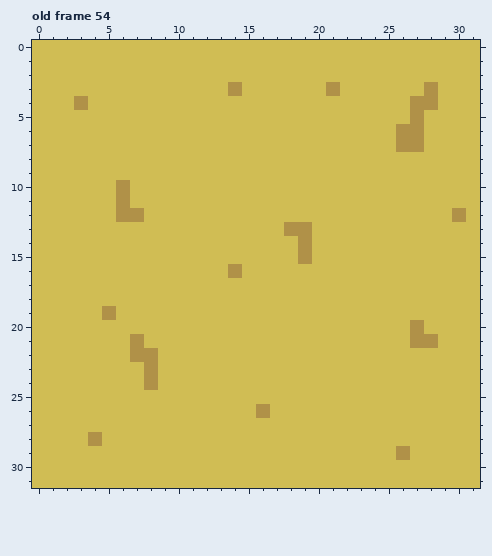
One commit to this pixel-art file: Scavenger Roguelike Tutorial/Assets/Sprites/Tribal_SpriteSheet.ase. Above: the version before the commit.
32x32 pixels, 93 frames. Colours within 5 levels of each other are drawn and written as one. Shown: old frame 54. The commit also changed other frames, which this record leaves out.
New version:
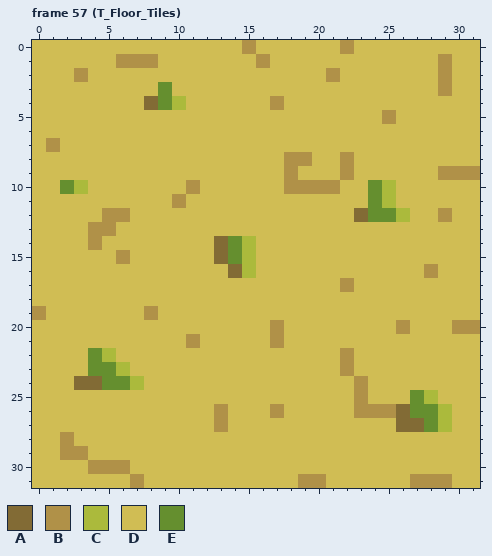
Palette (. is transparent): A #826b35  B #b09148  C #abba3c  D #d0bd54  E #658f2f
A new or re-ordered frame is compared with the old frame closest to it.
Author's note on the commit: More Sprites added added new floor tiles
From old to new:
frames 93 -> 98
--- frame 57 (T_Floor_Tiles) is new; against old frame 54, layers "Top", "Middle"
@@ x 0..31 @@
- 0 DDDDDDDDDDDDDDDDDDDDDDDDDDDDDDDD
- 1 DDDDDDDDDDDDDDDDDDDDDDDDDDDDDDDD
- 2 DDDDDDDDDDDDDDDDDDDDDDDDDDDDDDDD
- 3 DDDDDDDDDDDDDDBDDDDDDBDDDDDDBDDD
- 4 DDDBDDDDDDDDDDDDDDDDDDDDDDDBBDDD
- 5 DDDDDDDDDDDDDDDDDDDDDDDDDDDBDDDD
- 6 DDDDDDDDDDDDDDDDDDDDDDDDDDBBDDDD
- 7 DDDDDDDDDDDDDDDDDDDDDDDDDDBBDDDD
- 8 DDDDDDDDDDDDDDDDDDDDDDDDDDDDDDDD
- 9 DDDDDDDDDDDDDDDDDDDDDDDDDDDDDDDD
-10 DDDDDDBDDDDDDDDDDDDDDDDDDDDDDDDD
-11 DDDDDDBDDDDDDDDDDDDDDDDDDDDDDDDD
-12 DDDDDDBBDDDDDDDDDDDDDDDDDDDDDDBD
-13 DDDDDDDDDDDDDDDDDDBBDDDDDDDDDDDD
-14 DDDDDDDDDDDDDDDDDDDBDDDDDDDDDDDD
-15 DDDDDDDDDDDDDDDDDDDBDDDDDDDDDDDD
-16 DDDDDDDDDDDDDDBDDDDDDDDDDDDDDDDD
-17 DDDDDDDDDDDDDDDDDDDDDDDDDDDDDDDD
+ 0 DDDDDDDDDDDDDDDBDDDDDDBDDDDDDDDD
+ 1 DDDDDDBBBDDDDDDDBDDDDDDDDDDDDBDD
+ 2 DDDBDDDDDDDDDDDDDDDDDBDDDDDDDBDD
+ 3 DDDDDDDDDEDDDDDDDDDDDDDDDDDDDBDD
+ 4 DDDDDDDDAECDDDDDDBDDDDDDDDDDDDDD
+ 5 DDDDDDDDDDDDDDDDDDDDDDDDDBDDDDDD
+ 6 DDDDDDDDDDDDDDDDDDDDDDDDDDDDDDDD
+ 7 DBDDDDDDDDDDDDDDDDDDDDDDDDDDDDDD
+ 8 DDDDDDDDDDDDDDDDDDBBDDBDDDDDDDDD
+ 9 DDDDDDDDDDDDDDDDDDBDDDBDDDDDDBBB
+10 DDECDDDDDDDBDDDDDDBBBBDDECDDDDDD
+11 DDDDDDDDDDBDDDDDDDDDDDDDECDDDDDD
+12 DDDDDBBDDDDDDDDDDDDDDDDAEECDDBDD
+13 DDDDBBDDDDDDDDDDDDDDDDDDDDDDDDDD
+14 DDDDBDDDDDDDDAECDDDDDDDDDDDDDDDD
+15 DDDDDDBDDDDDDAECDDDDDDDDDDDDDDDD
+16 DDDDDDDDDDDDDDACDDDDDDDDDDDDBDDD
+17 DDDDDDDDDDDDDDDDDDDDDDBDDDDDDDDD
 18 DDDDDDDDDDDDDDDDDDDDDDDDDDDDDDDD
-19 DDDDDBDDDDDDDDDDDDDDDDDDDDDDDDDD
-20 DDDDDDDDDDDDDDDDDDDDDDDDDDDBDDDD
-21 DDDDDDDBDDDDDDDDDDDDDDDDDDDBBDDD
-22 DDDDDDDBBDDDDDDDDDDDDDDDDDDDDDDD
-23 DDDDDDDDBDDDDDDDDDDDDDDDDDDDDDDD
-24 DDDDDDDDBDDDDDDDDDDDDDDDDDDDDDDD
-25 DDDDDDDDDDDDDDDDDDDDDDDDDDDDDDDD
-26 DDDDDDDDDDDDDDDDBDDDDDDDDDDDDDDD
-27 DDDDDDDDDDDDDDDDDDDDDDDDDDDDDDDD
-28 DDDDBDDDDDDDDDDDDDDDDDDDDDDDDDDD
-29 DDDDDDDDDDDDDDDDDDDDDDDDDDBDDDDD
-30 DDDDDDDDDDDDDDDDDDDDDDDDDDDDDDDD
-31 DDDDDDDDDDDDDDDDDDDDDDDDDDDDDDDD
+19 BDDDDDDDBDDDDDDDDDDDDDDDDDDDDDDD
+20 DDDDDDDDDDDDDDDDDBDDDDDDDDBDDDBB
+21 DDDDDDDDDDDBDDDDDBDDDDDDDDDDDDDD
+22 DDDDECDDDDDDDDDDDDDDDDBDDDDDDDDD
+23 DDDDEECDDDDDDDDDDDDDDDBDDDDDDDDD
+24 DDDAAEECDDDDDDDDDDDDDDDBDDDDDDDD
+25 DDDDDDDDDDDDDDDDDDDDDDDBDDDECDDD
+26 DDDDDDDDDDDDDBDDDBDDDDDBBBAEECDD
+27 DDDDDDDDDDDDDBDDDDDDDDDDDDAAECDD
+28 DDBDDDDDDDDDDDDDDDDDDDDDDDDDDDDD
+29 DDBBDDDDDDDDDDDDDDDDDDDDDDDDDDDD
+30 DDDDBBBDDDDDDDDDDDDDDDDDDDDDDDDD
+31 DDDDDDDBDDDDDDDDDDDBBDDDDDDBBBDD
